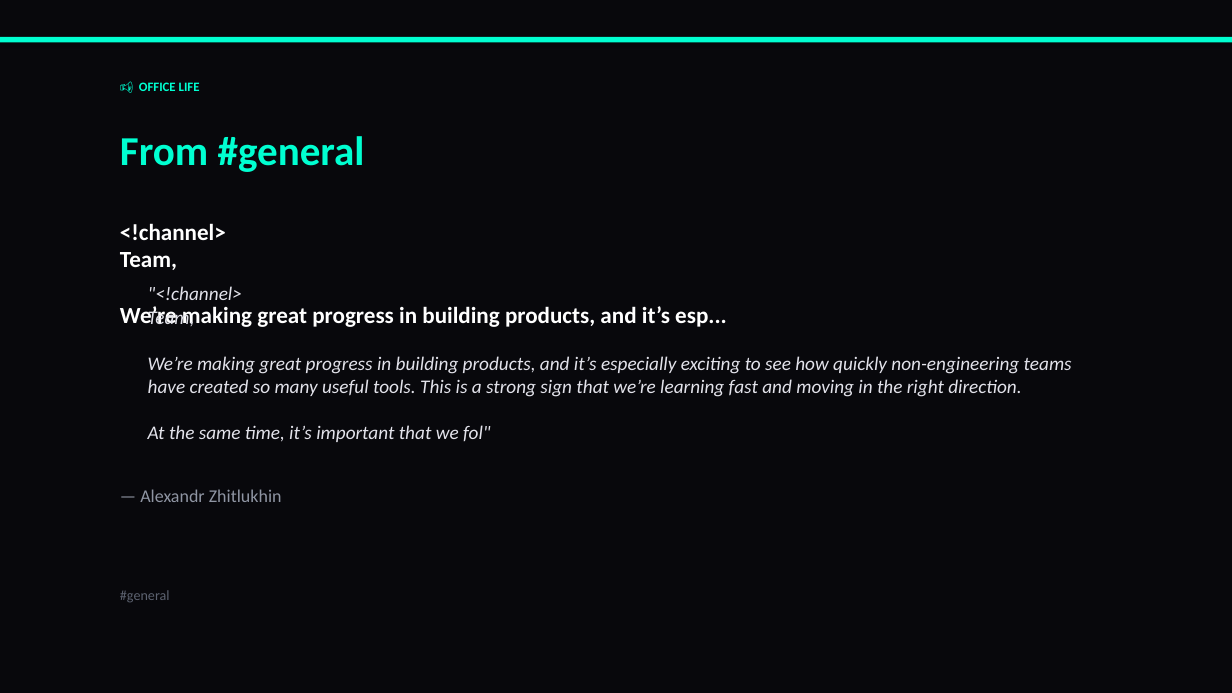
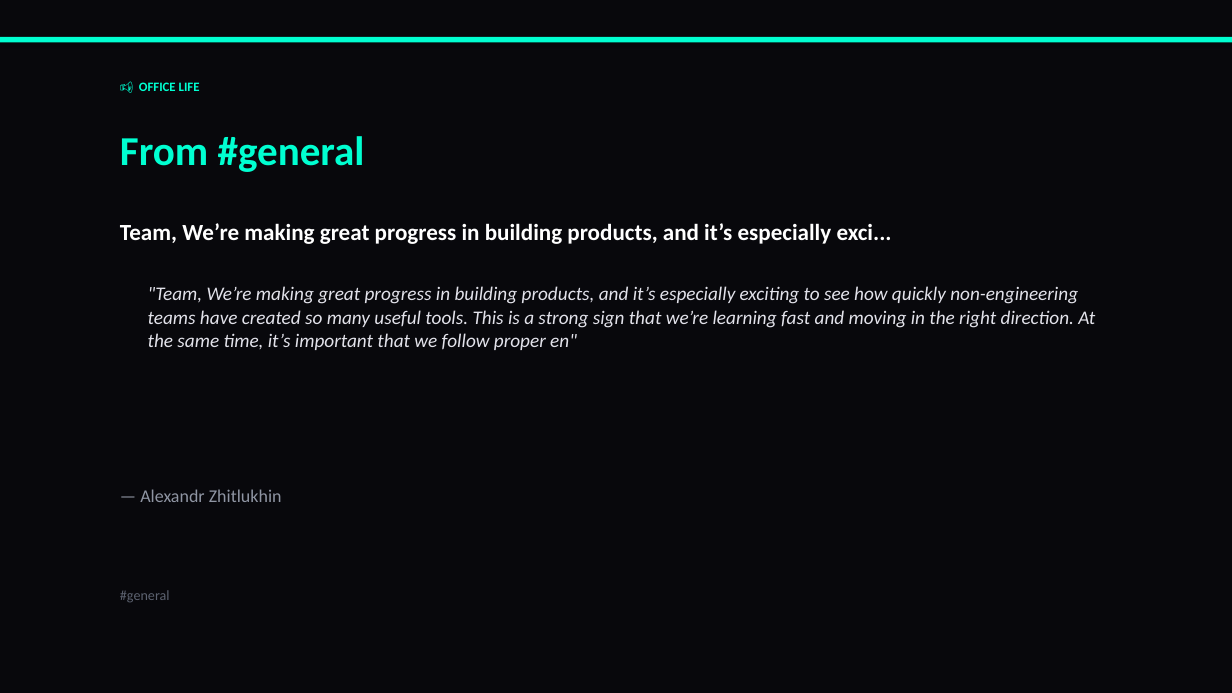
Before and after one commit to liliyagarifullina-maker/appodeal-pulse, a slide deck: slide 5 of data/archive/pulse_2026-03-13.pptx (slide 25 before the commit). Drawn at 1232x693 pixels with LibreOffice and Linux fonts; fonts in the diff are those of the drawing. Boxes give left, top, right and bottom in pixels: in the first picture for what was removed or moved away, otherwise in the second. Text is boxed around its words. In the diff, an @@ line names an element or a change of style, - is before the commit and + after.

```diff
--- a/data/archive/pulse_2026-03-13.pptx
+++ b/data/archive/pulse_2026-03-13.pptx
@@ text at (120, 223, 892, 244): text changed @@
-<!channel>
-Team,
-We’re making great progress in building products, and it’s esp...
+Team, We’re making great progress in building products, and it’s especially exci...
@@ text at (148, 286, 1095, 350): text changed @@
-"<!channel>
-Team,
-We’re making great progress in building products, and it’s especially exciting to see how quickly non-engineering teams have created so many useful tools. This is a strong sign that we’re learning fast and moving in the right direction.
-At the same time, it’s important that we fol"
+"Team, We’re making great progress in building products, and it’s especially exciting to see how quickly non-engineering teams have created so many useful tools. This is a strong sign that we’re learning fast and moving in the right direction. At the same time, it’s important that we follow proper en"
```
Also in this commit, not shown: 3 other slides changed, 2 slides added, 20 slides removed, 2 other files.
